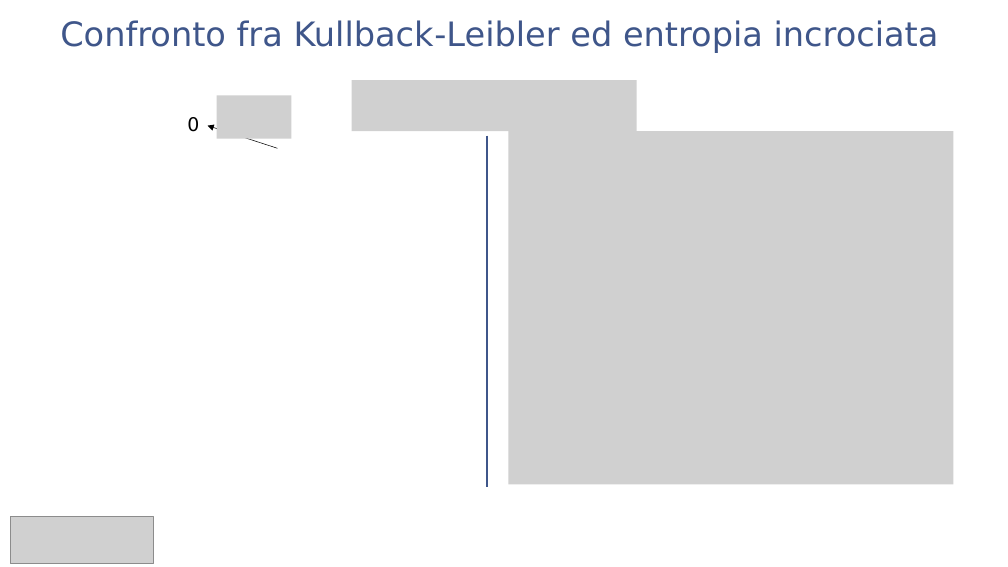
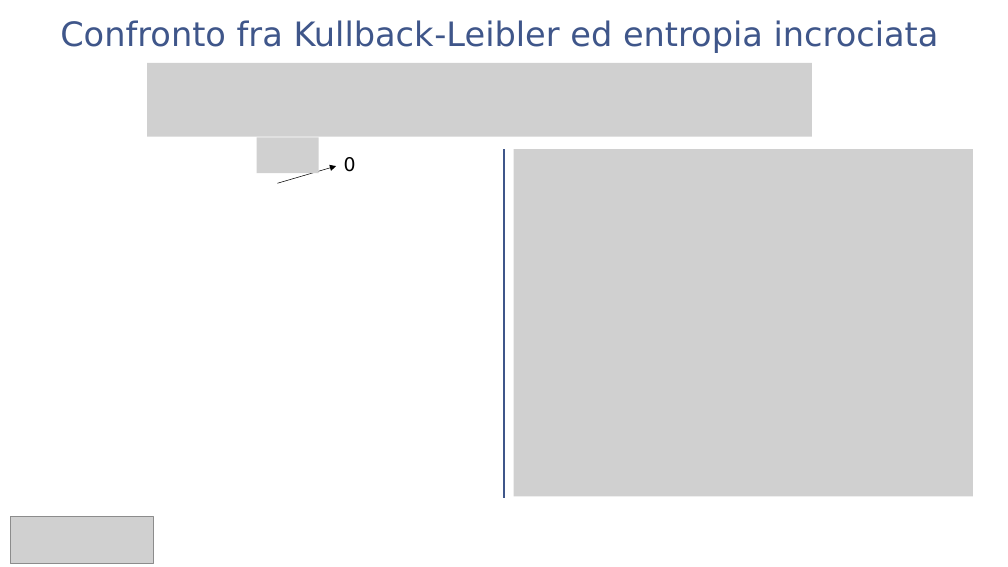
Before and after one commit to fratorgano/dimensionality-reduction, a slide deck: slide 16 of umap/UMAP.pptx. Drawn at 1008x567 pixels with LibreOffice and Linux fonts; fonts in the diff are those of the drawing; grey boxes stand for pictures. Boxes give left, top, right and bottom in pixels: in the first picture for what was removed or moved away, otherwise in the second. Text is boxed around its words. In the diff, an @@ line names an element or a change of style, - is before the commit and + after.

```diff
--- a/umap/UMAP.pptx
+++ b/umap/UMAP.pptx
@@ picture resized from (x1=352, y1=80, x2=637, y2=132) to (x1=147, y1=63, x2=812, y2=137) @@
@@ picture removed at (x1=217, y1=95, x2=292, y2=138) @@
@@ picture added at (x1=256, y1=138, x2=318, y2=173) @@
@@ text "0" moved from (x1=187, y1=117, x2=199, y2=132) to (x1=344, y1=157, x2=356, y2=172) @@
@@ line moved from (487, 136) - (487, 487) to (504, 149) - (504, 498) @@
@@ picture resized from (x1=509, y1=131, x2=954, y2=484) to (x1=513, y1=149, x2=973, y2=496) @@
@@ arrow moved from (278, 148) - (207, 126) to (278, 183) - (337, 166) @@
```
Also in this commit, not shown: 1 other slide changed.
